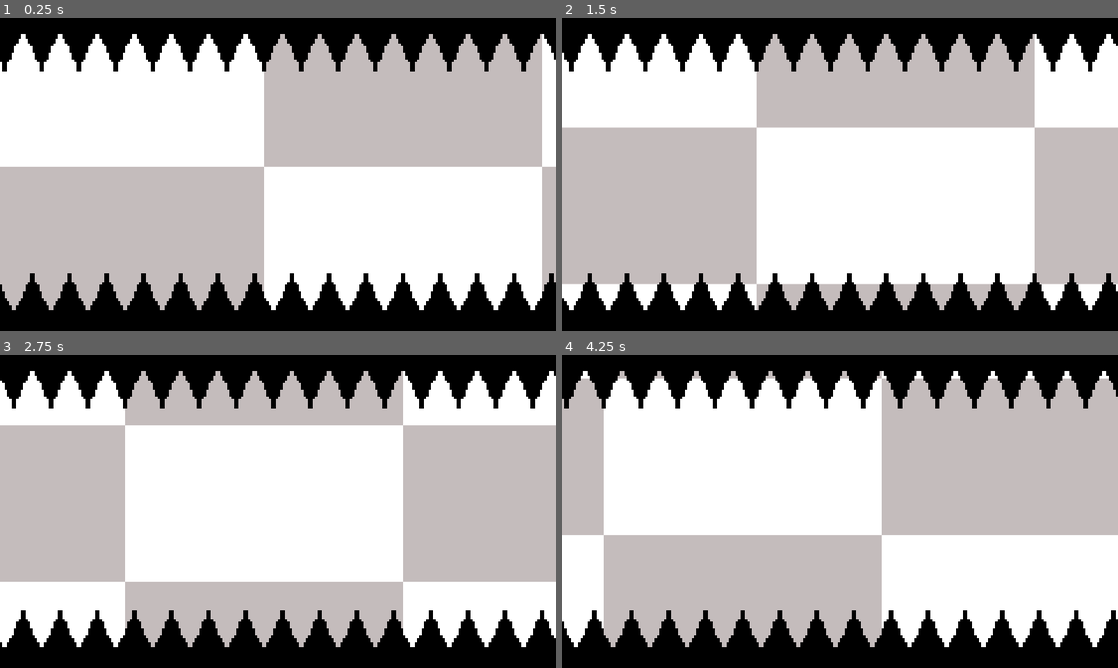
Above: before the commit, frames 1-4 (two rows, left to right).
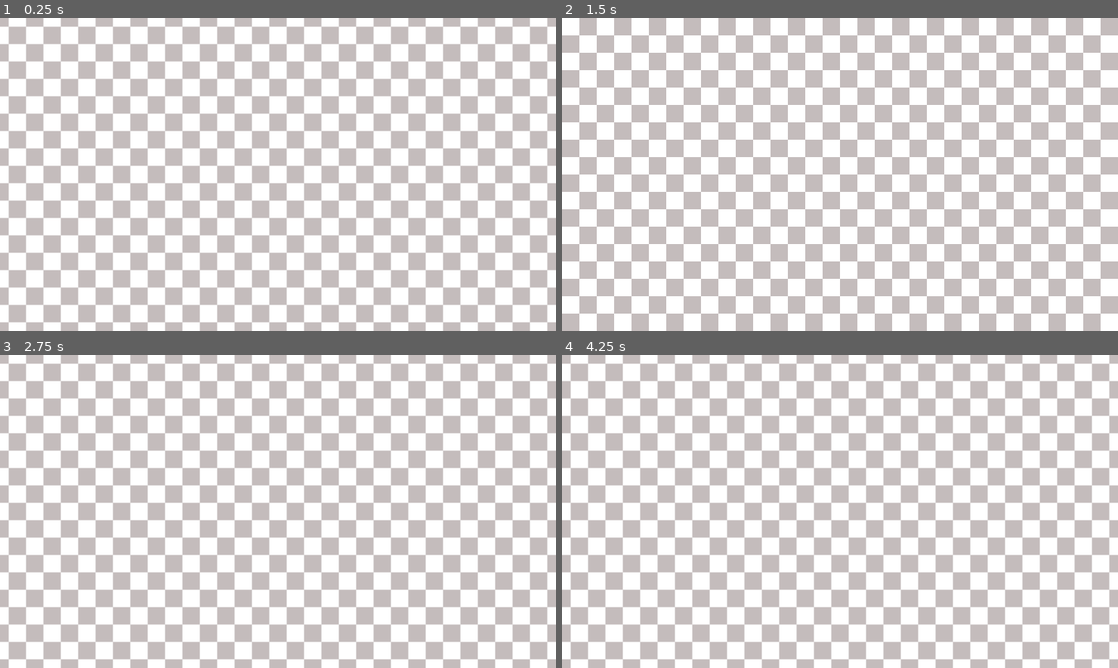
Above: after the commit, the same moments.

Repository: K0STURY/godot-site
Game: Godot game, scene res://Scenes/HomeTest.tscn
The game is run twice, just before and just after one commit, with the same random seed, the same clock (stepped at 60 frames per second) and the same inputs. Before the commit the project starts from res://Scenes/Test.tscn.
Inputs:
- Up to frame 1 (0.25 s): no input
- Up to frame 2 (1.5 s): no input
- Up to frame 3 (2.75 s): no input
- Up to frame 4 (4.25 s): no input

The runs differ from the first frame. In frame 1, 65% of the frame differs, in the area x 0-100%, y 0-100%; in frame 2, 61%; in frame 3, 65%; in frame 4, 65%.

Commit message:
Feat: new Scene

Diff:
--- /dev/null
+++ b/project/Scenes/HomeTest.tscn
@@ -0,0 +1,43 @@
+[gd_scene load_steps=4 format=3 uid="uid://0vxsyvdfl7pe"]
+
+[ext_resource type="Texture2D" uid="uid://t3k4ewxqgsx5" path="res://Art/gridbox.png" id="1_t17hv"]
+
+[sub_resource type="Shader" id="Shader_kocnt"]
+code = "shader_type canvas_item;
+
+
+uniform vec2 scrollDireciton = vec2(1.0, 0.0);
+uniform vec2 textureScale;
+
+void fragment() {
+	vec2 scroll_uv = (UV * textureScale) + (TIME * scrollDireciton);
+	COLOR = texture(TEXTURE, scroll_uv);
+}
+
+"
+
+[sub_resource type="ShaderMaterial" id="ShaderMaterial_xijgs"]
+shader = SubResource("Shader_kocnt")
+shader_parameter/scrollDireciton = Vector2(3, 1)
+shader_parameter/textureScale = Vector2(0.1, 0.1)
+
+[node name="Control" type="Control"]
+layout_mode = 3
+anchors_preset = 15
+anchor_right = 1.0
+anchor_bottom = 1.0
+grow_horizontal = 2
+grow_vertical = 2
+metadata/_edit_use_anchors_ = true
+
+[node name="Background" type="TextureRect" parent="."]
+material = SubResource("ShaderMaterial_xijgs")
+layout_mode = 1
+anchors_preset = 15
+anchor_right = 1.0
+anchor_bottom = 1.0
+grow_horizontal = 2
+grow_vertical = 2
+texture = ExtResource("1_t17hv")
+stretch_mode = 1
+metadata/_edit_use_anchors_ = true
--- a/project/Scenes/home.tscn
+++ b/project/Scenes/home.tscn
@@ -29,6 +29,15 @@
 shader_parameter/scrollDireciton = Vector2(-0.25, 0)
 
 [node name="Root" type="Node2D"]
+
+[node name="Control" type="Control" parent="."]
+layout_mode = 3
+anchors_preset = 0
+grow_horizontal = 2
+grow_vertical = 2
+size_flags_horizontal = 6
+size_flags_vertical = 6
+metadata/_edit_use_anchors_ = true
 
 [node name="Grid" type="Sprite2D" parent="."]
 texture_repeat = 2
--- a/project/project.godot
+++ b/project/project.godot
@@ -11,7 +11,7 @@
 [application]
 
 config/name="Website"
-run/main_scene="res://Scenes/Test.tscn"
+run/main_scene="res://Scenes/HomeTest.tscn"
 config/features=PackedStringArray("4.2", "Forward Plus")
 config/icon="res://icon.svg"
 
